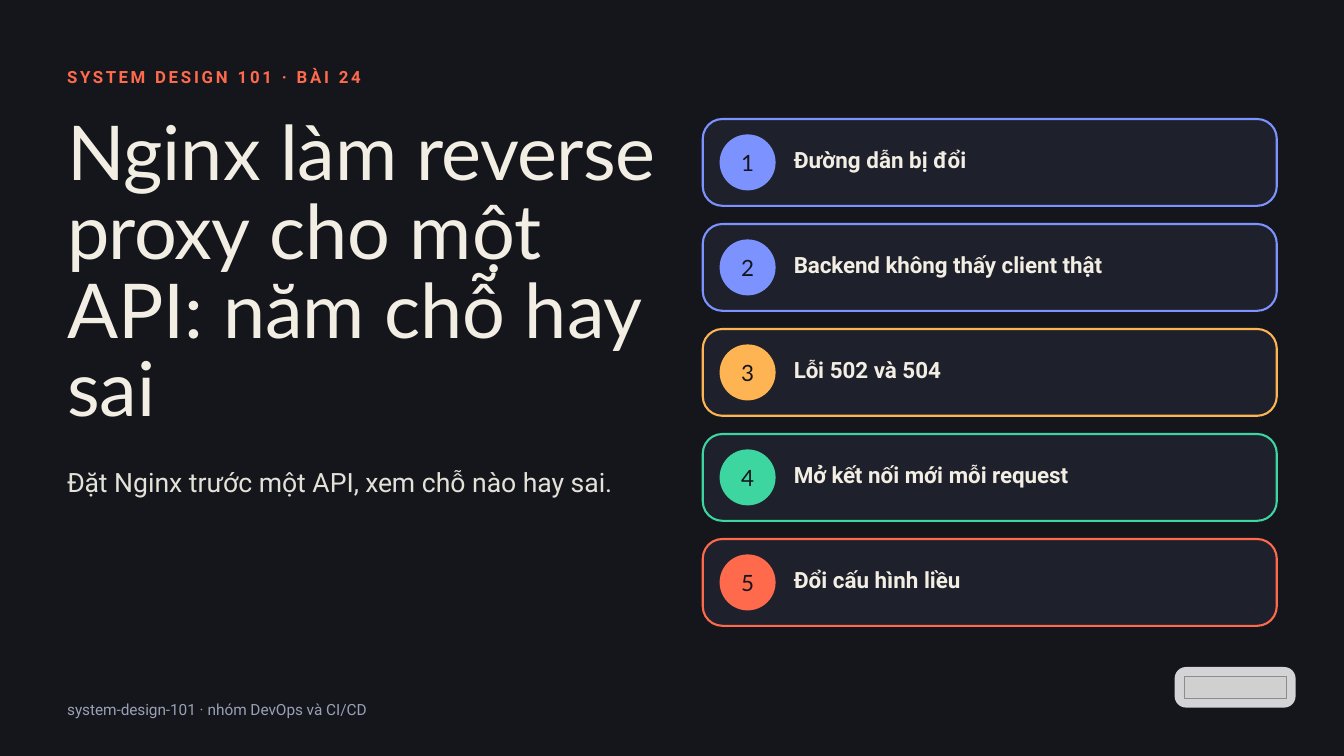
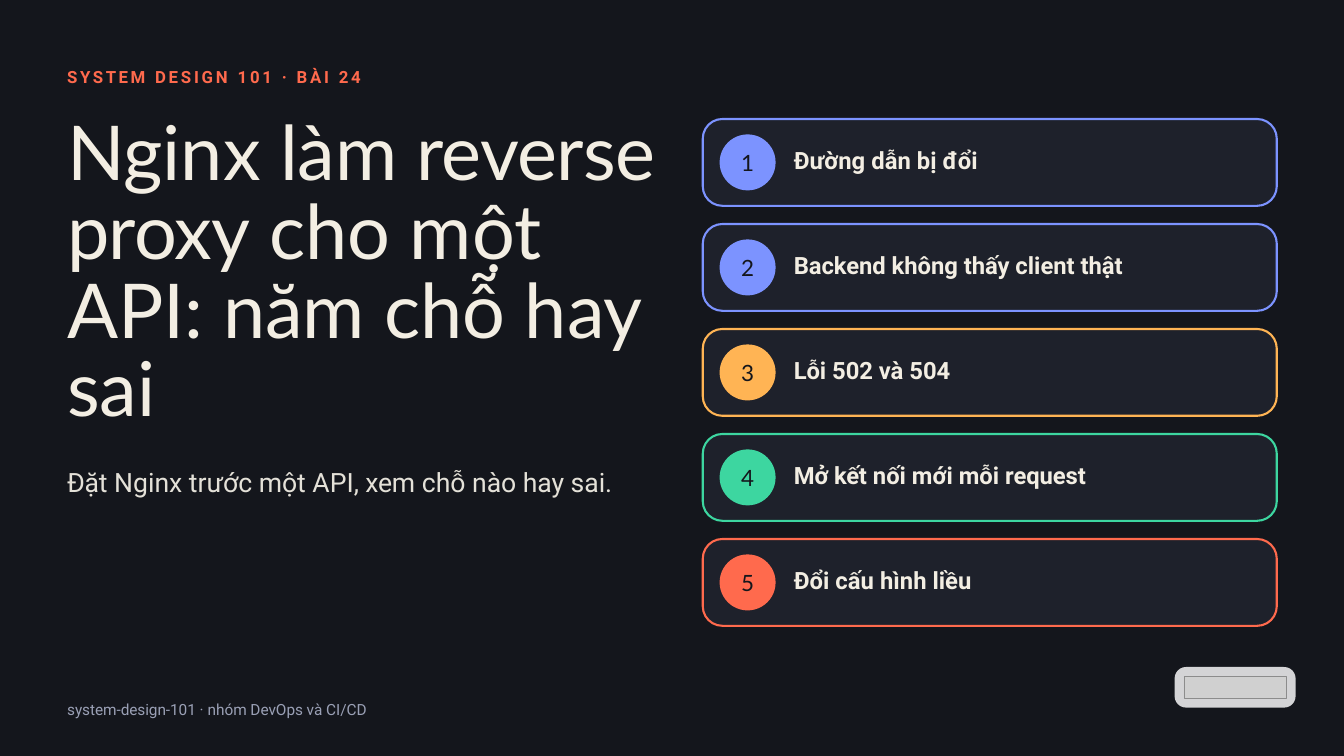
Before and after one commit to vohoailinh90/tool-marketing-studio, a slide deck: slide 1 of system-design-101/vi/lessons/sd-13-024/slides/sd-13-024.pptx. Drawn at 1344x756 pixels with LibreOffice and Linux fonts; fonts in the diff are those of the drawing; grey boxes stand for pictures. Boxes give left, top, right and bottom in pixels: in the first picture for what was removed or moved away, otherwise in the second. Text is boxed around its words. In the diff, an @@ line names an element or a change of style, - is before the commit and + after.

```diff
--- a/system-design-101/vi/lessons/sd-13-024/slides/sd-13-024.pptx
+++ b/system-design-101/vi/lessons/sd-13-024/slides/sd-13-024.pptx
@@ text "Đường dẫn bị đổi" at [794, 149, 978, 174]: size 24 to 25.5 pt; letter spacing 0 to 0.1 pt in "Đường" @@
@@ text "Backend không thấy client thật" at [794, 255, 1123, 279]: size 24 to 25.5 pt; letter spacing -0.1 to 0 pt in "client" @@
@@ text "Lỗi 502 và 504" at [794, 359, 950, 380]: size 24 to 25.5 pt @@
@@ text "Mở kết nối mới mỗi ..." at [794, 464, 1086, 489]: size 24 to 25.5 pt; letter spacing 0 to -0.1 pt in "Mở" @@
@@ text "Đổi cấu hình liều" at [794, 569, 972, 590]: size 24 to 25.5 pt @@
```
Also in this commit, not shown: 6 other slides changed, 4 other files.
